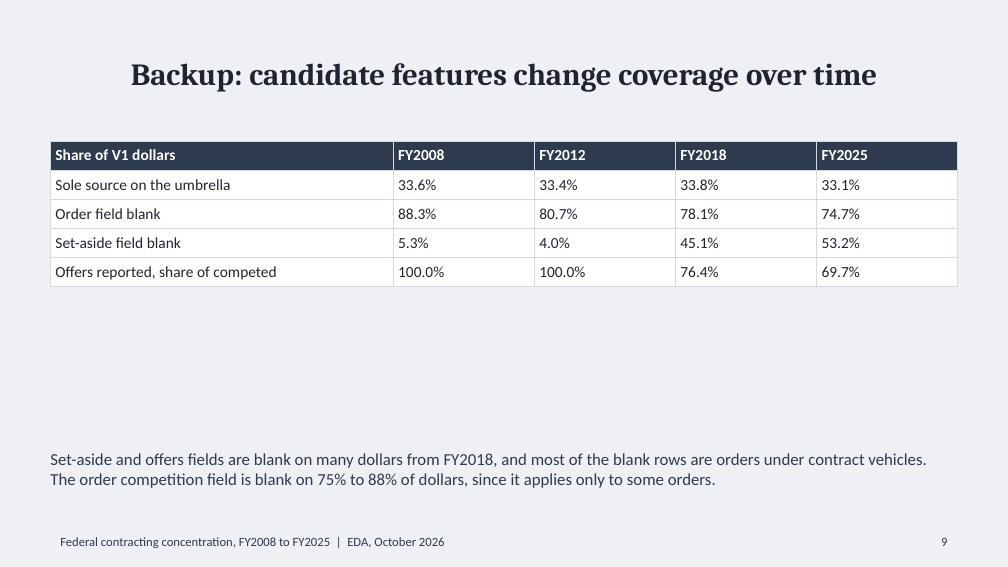
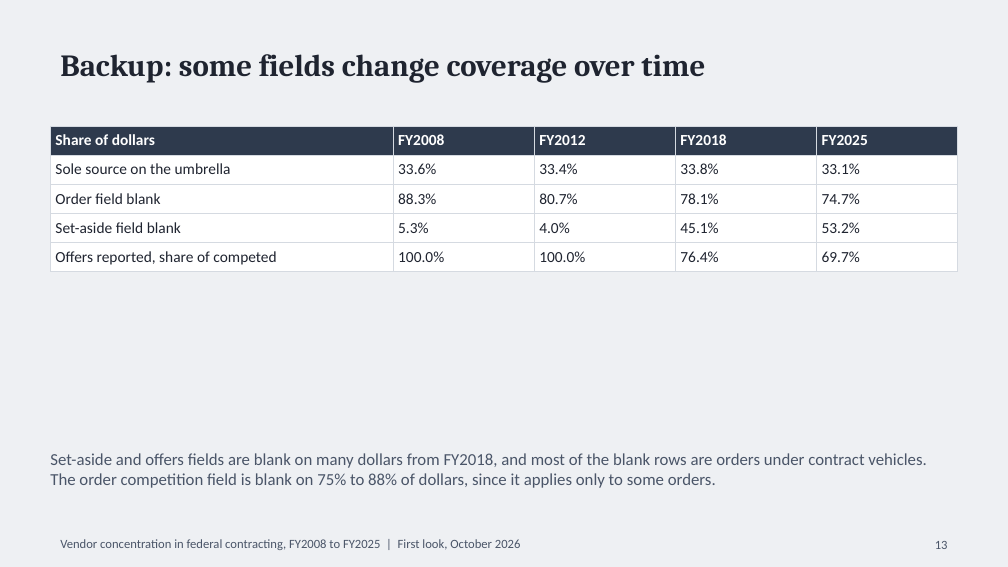
Before and after one commit to abh5227/federal-contracting-concentration, a slide deck: slide 13 of reports/eda/eda_presentation.pptx (slide 9 before the commit). Drawn at 1008x567 pixels with LibreOffice and Linux fonts; fonts in the diff are those of the drawing. Boxes give left, top, right and bottom in pixels: in the first picture for what was removed or moved away, otherwise in the second. Text is boxed around its words. In the diff, an @@ line names an element or a change of style, - is before the commit and + after.

Commit message:
Rebuild the deck as a story the class can follow
The first deck led with findings and assumed the method. It now runs from the
question to the data, the processing, the measure, the first findings and what
they mean, with one plain-language line on each main slide:

1. The question, with two small markets scoring HHI 2,000 and 6,500
2. The data, with one real row: the largest FY2025 action in DoD's fixed-wing
   aircraft segment, a $14.1 billion Navy action with Lockheed Martin
3. The four processing steps and the GAO match
4. The segment, HHI and the three bands
5. Finding 1: segments above 2,500 hold 50% of FY2025 dollars, against 43% in
   FY2008
6. Finding 2: products far more than services, with fixed-wing aircraft as
   the example
7. What we can trust, what to be careful about, and what comes next

Detailed tables move to five backup slides. Every number still comes from a
committed table: example_row.csv is new, written by src.eda.concentration.
The plan's presentation section describes the new outline.

```diff
--- a/reports/eda/eda_presentation.pptx
+++ b/reports/eda/eda_presentation.pptx
@@ title at (60, 54, 705, 83): text changed @@
-Backup: candidate features change coverage over time
+Backup: some fields change coverage over time
@@ table at (50, 126, 958, 269) @@
-row 1, column 1: Share of V1 dollars
+row 1, column 1: Share of dollars
@@ table: place and size @@
-table at (50, 141, 958, 284)
+table at (50, 126, 958, 269)
@@ text "Set-aside and offers fields are ..." at (50, 453, 926, 488): text colour #2E3A4D to #4A5568 @@
@@ text at (60, 539, 521, 550): text changed; text colour #2E3A4D to #4A5568 @@
-Federal contracting concentration, FY2008 to FY2025 | EDA, October 2026
+Vendor concentration in federal contracting, FY2008 to FY2025 | First look, October 2026
@@ page number removed at (941, 538, 947, 546) @@
-9
@@ page number added at (935, 541, 948, 549), 9 pt, text #4A5568 @@
+13
```
Also in this commit, not shown: 6 other slides changed, 6 slides added, 2 slides removed, 5 other files.
